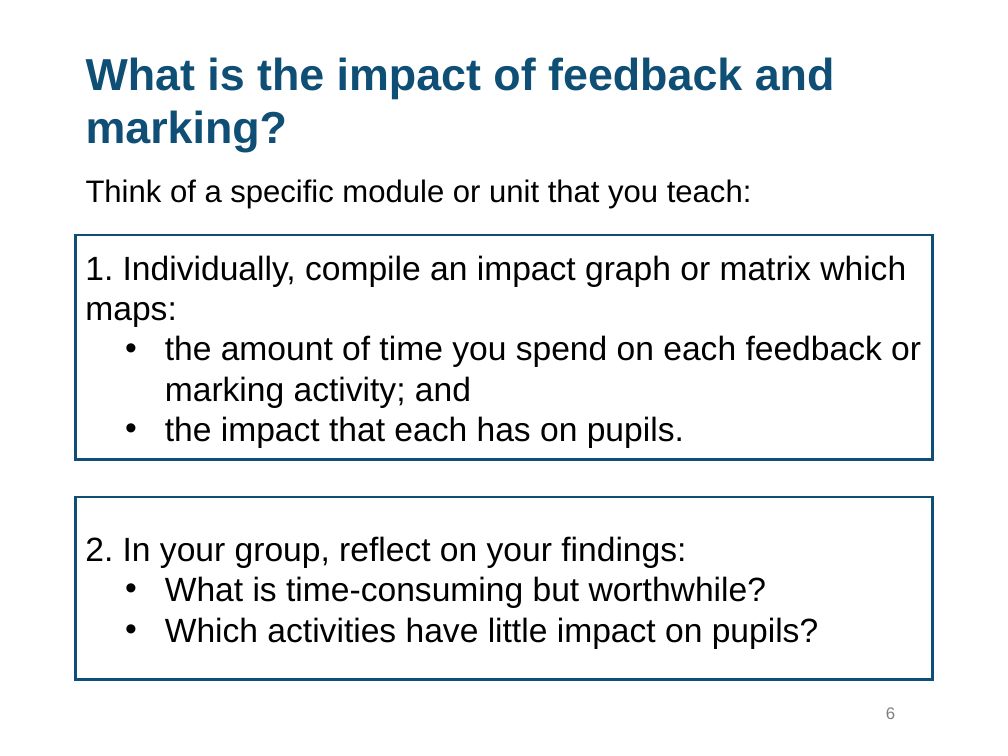
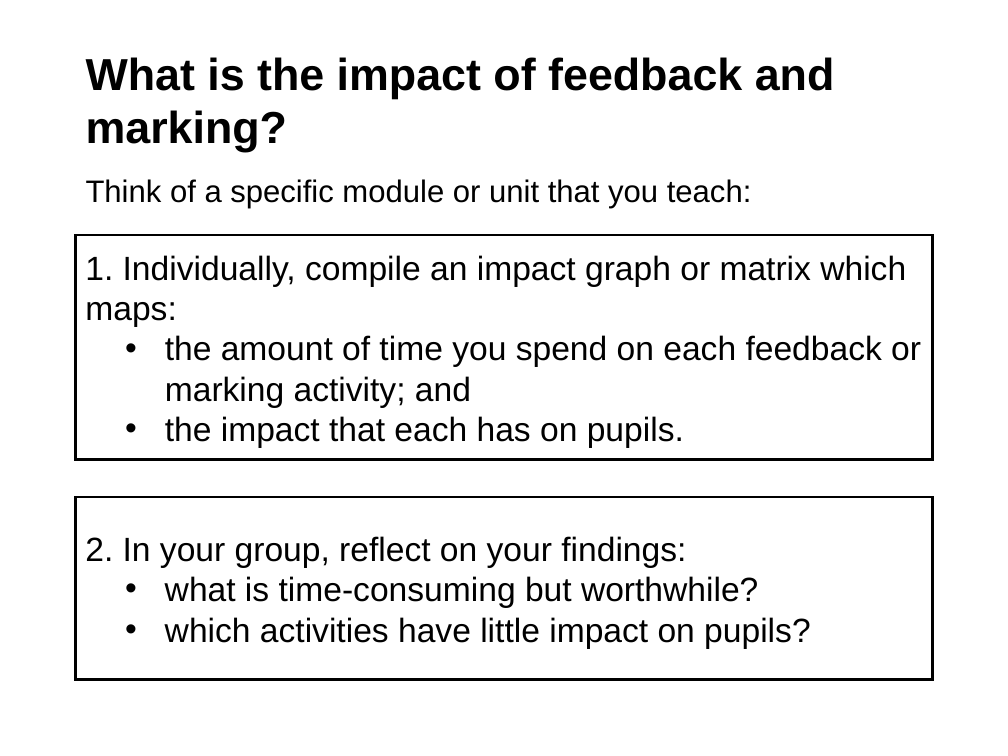
Before and after one commit to DFE-Digital/improve-workload-and-wellbeing-for-school-staff, a slide deck: slide 6 of content/assets/files/Review and streamline feedback and marking.odp. Drawn at 1008x756 pixels with LibreOffice and Linux fonts; fonts in the diff are those of the drawing. Boxes give left, top, right and bottom in pixels: in the first picture for what was removed or moved away, otherwise in the second. Text is boxed around its words. In the diff, an @@ line names an element or a change of style, - is before the commit and + after.

```diff
--- a/content/assets/files/Review and streamline feedback and marking.odp
+++ b/content/assets/files/Review and streamline feedback and marking.odp
@@ title "What is the impact of ..." at <box>86,57,835,152</box>: text colour #104F75 to #000000 @@
@@ freeform shape "1. Individually, compile an impact ..." at <box>76,235,932,460</box>: outline #104F75 2.01 pt to #000000 2.01 pt @@
@@ freeform shape "2. In your group, reflect ..." at <box>76,497,932,679</box>: outline #104F75 2.01 pt to #000000 2.01 pt @@
@@ text in freeform shape at <box>165,576,810,649</box>: text changed @@
-  • What is time-consuming but worthwhile?
-  • Which activities have little impact on pupils?
+  • what is time-consuming but worthwhile?
+  • which activities have little impact on pupils?
@@ page number removed at <box>886,707,895,719</box> @@
-6
```
Also in this commit, not shown: 6 other slides changed, 45 other files.
